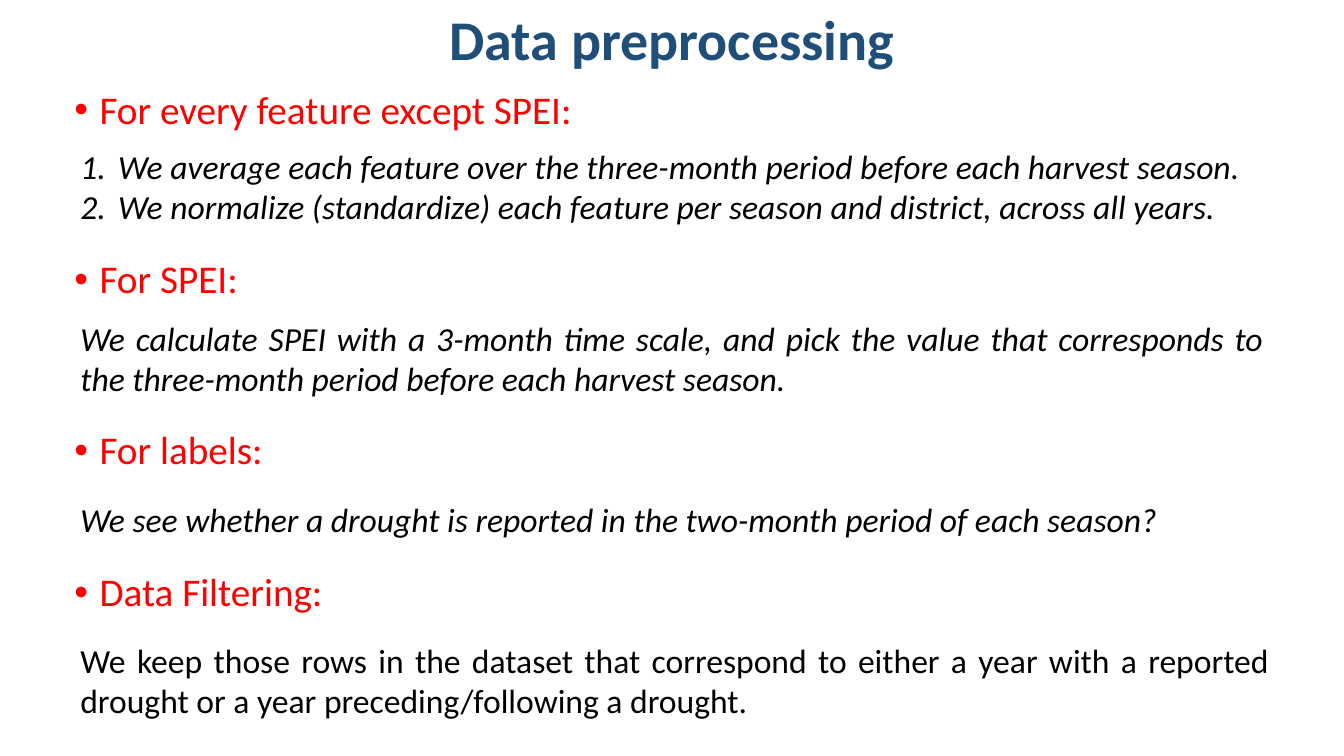
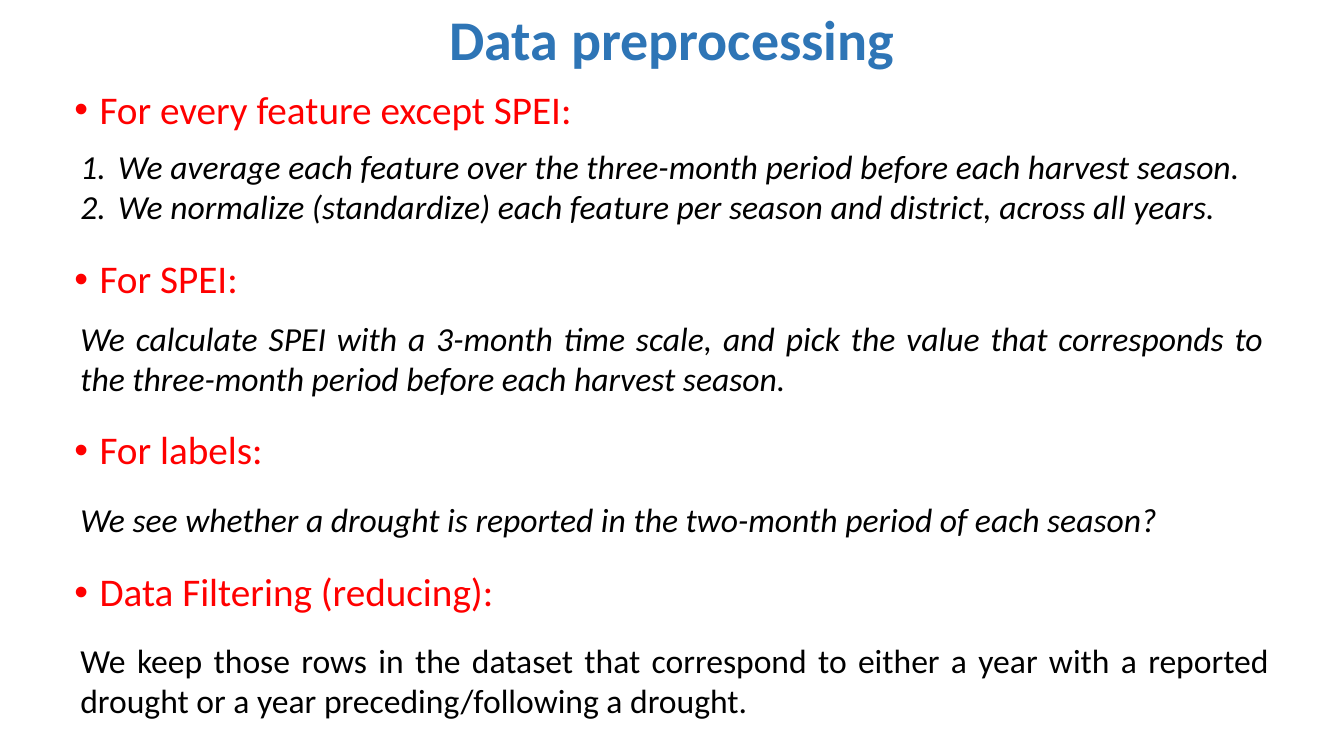
Before and after one commit to rodekruis/IBF-model, a slide deck: slide 5 of drought/skill-assessment/Model Event Data/Presentation/Model_event_data_Uganda.pptx. Drawn at 1344x756 pixels with LibreOffice and Linux fonts; fonts in the diff are those of the drawing. Boxes give left, top, right and bottom in pixels: in the first picture for what was removed or moved away, otherwise in the second. Text is boxed around its words. In the diff, an @@ line names an element or a change of style, - is before the commit and + after.

```diff
--- a/drought/skill-assessment/Model Event Data/Presentation/Model_event_data_Uganda.pptx
+++ b/drought/skill-assessment/Model Event Data/Presentation/Model_event_data_Uganda.pptx
@@ title "Data preprocessing" at [450,20,894,70]: text colour #1F4E79 to #2E75B6 @@
@@ text at [100,577,493,613]: text changed @@
-• Data Filtering:
+• Data Filtering (reducing):
```
Also in this commit, not shown: 5 other slides changed, 20 slides added, 1 slide removed, 19 other files.
